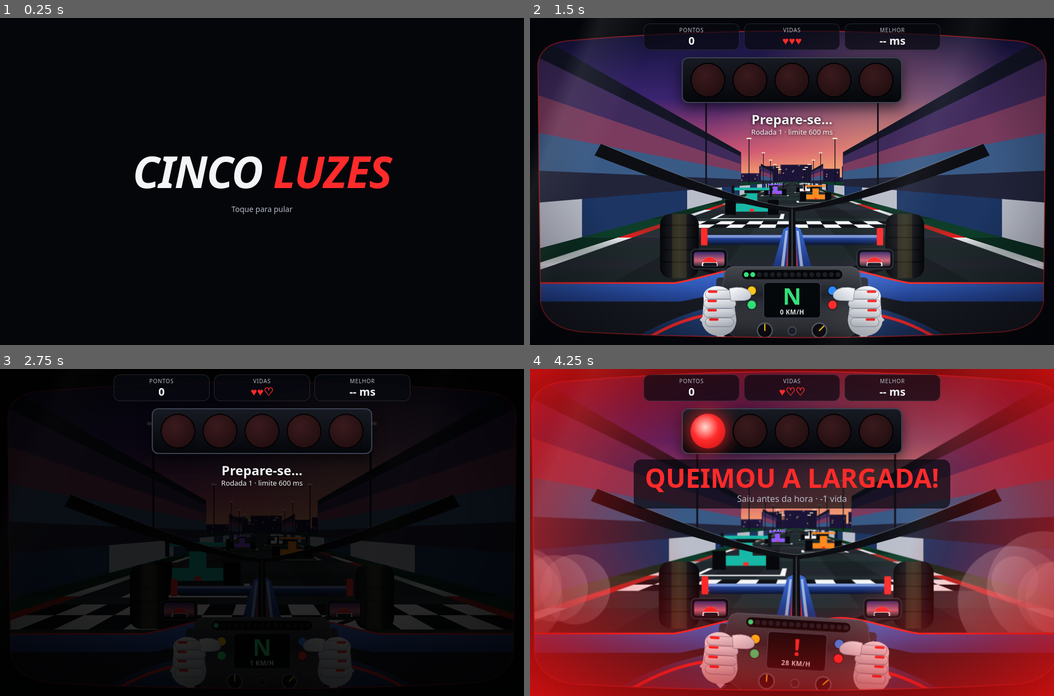
Above: before the commit, frames 1-4 (two rows, left to right).
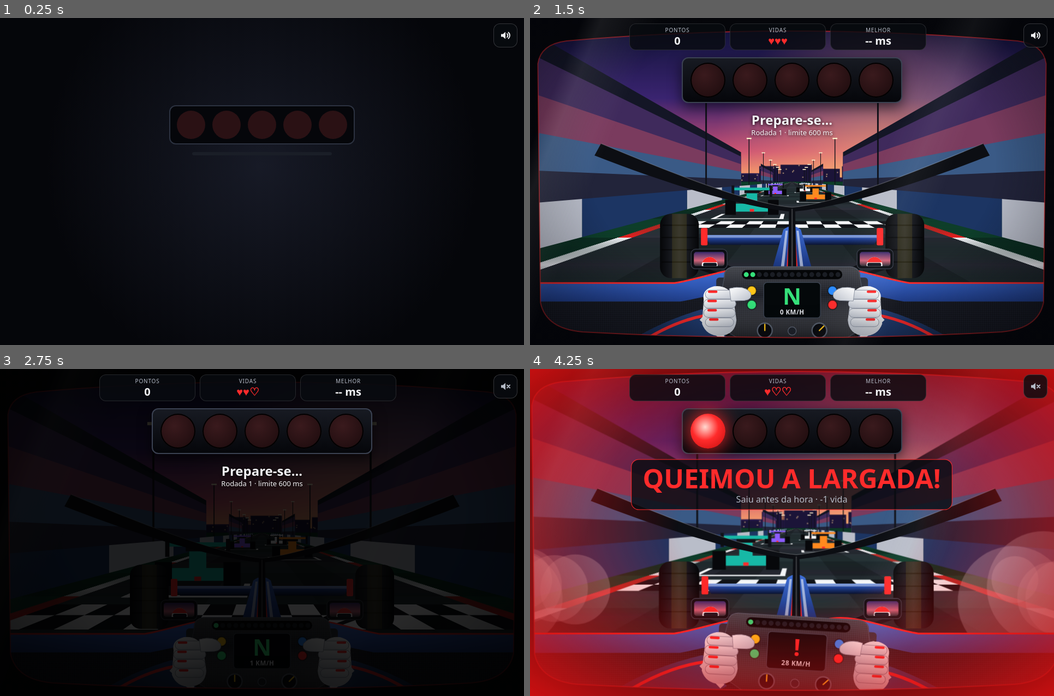
Above: after the commit, the same moments.

Repository: Thurzera-maker/meu-jogo
Game: browser game, page index.html
The game is run twice, just before and just after one commit, with the same random seed, the same clock (stepped at 60 frames per second) and the same inputs.
Inputs (mouse positions are in pixels of both pictures, inside the frame that each line leads up to):
- Up to frame 1 (0.25 s): no input
- Up to frame 2 (1.5 s): click (792, 181) at 0.27 s; click "JOGAR" at 0.52 s; hold Up 1.03-1.33 s; click (792, 214) at 1.07 s; tap Space at 1.1 s; hold Up from 1.38 s (still down)
- Up to frame 3 (2.75 s): tap Space at 1.6, 2.1, 2.6 s; release Up at 1.62 s; click (146, 499) at 1.67 s; hold Up 1.67-1.97 s; click (503, 385) at 2.02 s, where only the run after the commit has a clickable "Desligar som"; hold Up 2.02-2.25 s; click (366, 483) at 2.27 s; hold Up 2.3-2.6 s; tap Enter at 2.52 s; hold Up from 2.65 s (still down)
- Up to frame 4 (4.25 s): click (870, 597) at 2.87 s; release Up at 2.88 s; hold Up 2.93-3.23 s; tap Space at 3.1, 3.6, 4.1 s; hold Up 3.28-3.52 s; click (661, 614) at 3.47 s; hold Up 3.57-3.87 s; hold Up 3.92-4.15 s; click (792, 467) at 4.07 s; hold Up from 4.2 s (still down)

The runs differ from the first frame. In frame 1, 5.6% of the frame differs, in the area x 25-99%, y 1-60%; in frame 2, 1.1%; in frame 3, 0.7%; in frame 4, 3.4%.

Commit message:
etapa 5 - sons e abertura
Co-Authored-By: Claude Opus 5.5 <noreply@anthropic.com>

Diff:
--- a/index.html
+++ b/index.html
@@ -163,8 +163,20 @@
 
   <!-- Tela 1: abertura (passa sozinha ou com um toque) -->
   <section id="tela-abertura" class="tela ativa">
-    <h1 class="logo">Cinco <span>Luzes</span></h1>
-    <p class="dica">Toque para pular</p>
+    <div id="abertura-riscos" class="abertura-riscos"></div>
+    <div class="abertura-luzes">
+      <span style="--inicio: 0.3s"></span>
+      <span style="--inicio: 0.6s"></span>
+      <span style="--inicio: 0.9s"></span>
+      <span style="--inicio: 1.2s"></span>
+      <span style="--inicio: 1.5s"></span>
+    </div>
+    <div class="abertura-giros"><i></i></div>
+    <h1 class="logo logo-abertura">Cinco <span>Luzes</span></h1>
+    <div class="abertura-faixa"></div>
+    <p class="subtitulo abertura-subtitulo">Teste de reflexo na largada</p>
+    <p class="dica abertura-dica">Toque para pular</p>
+    <div class="abertura-clarao"></div>
   </section>
 
   <!-- Tela 2: inicial -->
@@ -223,5 +235,14 @@
     <button id="botao-jogar-novamente" class="botao" type="button">Jogar de novo</button>
   </section>
 
+  <!-- Liga e desliga o som em qualquer tela -->
+  <button id="botao-som" class="botao-som" type="button" aria-label="Som" aria-pressed="true">
+    <svg viewBox="0 0 24 24" aria-hidden="true">
+      <path d="M4 9.5v5h3.5L12 18.5v-13L7.5 9.5Z" fill="currentColor"/>
+      <path class="som-ondas" d="M15 9a4 4 0 0 1 0 6M17.5 6.5a7.5 7.5 0 0 1 0 11" fill="none" stroke="currentColor" stroke-width="2" stroke-linecap="round"/>
+      <path class="som-mudo" d="M15 9.5l5 5M20 9.5l-5 5" fill="none" stroke="currentColor" stroke-width="2" stroke-linecap="round"/>
+    </svg>
+  </button>
+
 </body>
 </html>
--- a/script.js
+++ b/script.js
@@ -3,7 +3,9 @@
 /* ==================== Constantes ==================== */
 
 // Quanto tempo a abertura fica na tela antes de passar sozinha
-const TEMPO_ABERTURA_MS = 2500;
+const TEMPO_ABERTURA_MS = 4600;
+const TOTAL_RISCOS_ABERTURA = 18;
+const DURACAO_CONTAGEM_MS = 900;
 
 // Tempos da largada
 const ESPERA_PREPARO_MS = 1000;
@@ -81,6 +83,7 @@
 const painelVelocidade = document.getElementById('painel-velocidade');
 const grupoLeds = document.getElementById('leds');
 const movimentoReduzido = window.matchMedia('(prefers-reduced-motion: reduce)').matches;
+const botaoSom = document.getElementById('botao-som');
 
 /* ==================== Estado do jogo ==================== */
 
@@ -118,6 +121,10 @@
   ultimoQuadro: 0,
 };
 
+// Sons: o navegador só libera o áudio depois do primeiro toque ou tecla
+const audio = { contexto: null, volumeGeral: null, ruido: null, motor: null, ligado: true };
+
+let quadroContagem = null;
 let timerCortina = null;
 let ledsAcesos = -1;
 let marchaMostrada = 'N';
@@ -160,16 +167,44 @@
   return melhorTempo === null ? '-- ms' : `${melhorTempo} ms`;
 }
 
+// Dá um pulinho no número do HUD que acabou de mudar
+function destacarHud(elemento, texto) {
+  if (elemento.textContent === String(texto)) return;
+  elemento.textContent = texto;
+  if (movimentoReduzido) return;
+  elemento.animate([{ transform: 'scale(1.4)' }, { transform: 'scale(1)' }], { duration: 260, easing: 'ease-out' });
+}
+
 function atualizarHud() {
-  hudPontos.textContent = pontos;
-  hudVidas.textContent = '♥'.repeat(vidas) + '♡'.repeat(VIDAS_INICIAIS - vidas);
-  hudMelhor.textContent = textoMelhorTempo();
+  destacarHud(hudPontos, pontos);
+  destacarHud(hudVidas, '♥'.repeat(vidas) + '♡'.repeat(VIDAS_INICIAIS - vidas));
+  destacarHud(hudMelhor, textoMelhorTempo());
+}
+
+// A pontuação final sobe de zero até o valor real
+function contarPontuacao(valor) {
+  cancelAnimationFrame(quadroContagem);
+  if (movimentoReduzido) {
+    pontuacaoFinal.textContent = valor;
+    return;
+  }
+
+  const inicio = performance.now();
+  const contar = (agora) => {
+    const progresso = Math.min(1, (agora - inicio) / DURACAO_CONTAGEM_MS);
+    pontuacaoFinal.textContent = Math.round(valor * (1 - (1 - progresso) ** 3));
+    if (progresso < 1) quadroContagem = requestAnimationFrame(contar);
+  };
+  quadroContagem = requestAnimationFrame(contar);
 }
 
 function mostrarFimDeJogo() {
   pararLargada();
   definirModoCena('menu');
-  pontuacaoFinal.textContent = pontos;
+  desligarMotor();
+  tocarFimDeJogo();
+  pontuacaoFinal.textContent = 0;
+  contarPontuacao(pontos);
   resumoFinal.textContent = `Melhor tempo: ${textoMelhorTempo()} · Rodadas concluídas: ${rodada - 1}`;
   fimLiberado = false;
   mostrarTela('fim');
@@ -225,6 +260,7 @@
   pararLargada();
   apagarTodasAsLuzes();
   voltarAoGrid();
+  ligarMotor();
   estadoLargada = 'preparando';
   mostrarMensagem('Prepare-se...', textoRodada());
   timerLargada = setTimeout(acenderProximaLuz, ESPERA_PREPARO_MS);
@@ -236,6 +272,7 @@
   mostrarMensagem('Espere apagar...', textoRodada());
   luzes[luzesAcesas].classList.add('acesa');
   luzesAcesas += 1;
+  tocarTom({ frequencia: 660, duracao: 0.09, tipo: 'square', volume: 0.1 });
   elementoCena.dataset.estado = 'luzes';
   // O piloto acelera o motor parado a cada luz
   cena.rpmAlvo = 0.2 + (luzesAcesas / luzes.length) * 0.5;
@@ -287,6 +324,8 @@
   // O carro dá um pulo para a frente e trava
   cena.velocidade = 6;
   soltarFumaca(10);
+  desligarMotor();
+  tocarErro();
   perderVida('QUEIMOU A LARGADA!', 'Saiu antes da hora', 'queimou');
 }
 
@@ -297,12 +336,14 @@
 
   if (ganho === 0) {
     definirModoCena('lento');
+    tocarTom({ frequencia: 240, frequenciaFinal: 150, duracao: 0.4, tipo: 'triangle', volume: 0.2 });
     perderVida(`${tempoMs} ms`, `Lento demais! Limite: ${limiteMs} ms`, 'lento');
     return;
   }
 
   definirModoCena('arrancada');
   soltarFumaca(26);
+  tocarArrancada();
   pontos += ganho;
   if (melhorTempo === null || tempoMs < melhorTempo) melhorTempo = tempoMs;
   rodada += 1;
@@ -422,6 +463,7 @@
   // Nas trocas de marcha o giro cai e volta a subir
   const giro = emMovimento ? 0.55 + 0.45 * ((kmh % 42) / 42) : cena.rpm;
   const acesos = Math.round(giro * TOTAL_LEDS);
+  ajustarMotor(giro);
 
   if (acesos !== ledsAcesos) {
     ledsAcesos = acesos;
@@ -772,6 +814,176 @@
   requestAnimationFrame(animarCena);
 }
 
+/* ==================== Sons (Web Audio) ==================== */
+
+// Um segundo de chiado, reaproveitado na arrancada e no erro
+function criarRuido(contextoAudio) {
+  const amostras = contextoAudio.sampleRate;
+  const buffer = contextoAudio.createBuffer(1, amostras, amostras);
+  const dados = buffer.getChannelData(0);
+  for (let i = 0; i < amostras; i += 1) dados[i] = Math.random() * 2 - 1;
+  return buffer;
+}
+
+// Cria o áudio na primeira interação; depois só garante que ele está rodando
+function prepararAudio() {
+  try {
+    if (!audio.contexto) {
+      const ContextoAudio = window.AudioContext || window.webkitAudioContext;
+      if (!ContextoAudio) return;
+      audio.contexto = new ContextoAudio();
+      audio.volumeGeral = audio.contexto.createGain();
+      audio.volumeGeral.gain.value = audio.ligado ? 1 : 0;
+      audio.volumeGeral.connect(audio.contexto.destination);
+      audio.ruido = criarRuido(audio.contexto);
+    }
+    if (audio.contexto.state === 'suspended' && !document.hidden) audio.contexto.resume();
+  } catch (erro) {
+    audio.contexto = null;
+  }
+}
+
+function aoInteragirParaAudio(evento) {
+  if (evento.type !== 'keydown' || evento.code === 'Space' || evento.code === 'Enter') prepararAudio();
+}
+
+// Toca uma nota curta, que pode deslizar até outra frequência
+function tocarTom({ frequencia, frequenciaFinal = frequencia, duracao, tipo, volume, atraso = 0 }) {
+  if (!audio.contexto) return;
+  const inicio = audio.contexto.currentTime + atraso;
+  const oscilador = audio.contexto.createOscillator();
+  const envelope = audio.contexto.createGain();
+
+  oscilador.type = tipo;
+  oscilador.frequency.setValueAtTime(frequencia, inicio);
+  oscilador.frequency.exponentialRampToValueAtTime(frequenciaFinal, inicio + duracao);
+  envelope.gain.setValueAtTime(volume, inicio);
+  envelope.gain.exponentialRampToValueAtTime(0.001, inicio + duracao);
+  oscilador.connect(envelope);
+  envelope.connect(audio.volumeGeral);
+  oscilador.start(inicio);
+  oscilador.stop(inicio + duracao);
+}
+
+// Chiado filtrado: o filtro sobe ou desce e muda o caráter do som
+function tocarRuido({ filtroInicial, filtroFinal, duracao, volume, foco = 1 }) {
+  if (!audio.contexto) return;
+  const inicio = audio.contexto.currentTime;
+  const fonte = audio.contexto.createBufferSource();
+  const filtro = audio.contexto.createBiquadFilter();
+  const envelope = audio.contexto.createGain();
+
+  fonte.buffer = audio.ruido;
+  fonte.loop = true;
+  filtro.type = 'bandpass';
+  filtro.Q.value = foco;
+  filtro.frequency.setValueAtTime(filtroInicial, inicio);
+  filtro.frequency.exponentialRampToValueAtTime(filtroFinal, inicio + duracao);
+  envelope.gain.setValueAtTime(volume, inicio);
+  envelope.gain.exponentialRampToValueAtTime(0.001, inicio + duracao);
+  fonte.connect(filtro);
+  filtro.connect(envelope);
+  envelope.connect(audio.volumeGeral);
+  fonte.start(inicio);
+  fonte.stop(inicio + duracao);
+}
+
+// Motor: duas ondas graves passando por um filtro que abre com o giro
+function ligarMotor() {
+  if (!audio.contexto || audio.motor) return;
+  const c = audio.contexto;
+  const grave = c.createOscillator();
+  const agudo = c.createOscillator();
+  const filtro = c.createBiquadFilter();
+  const volume = c.createGain();
+
+  grave.type = 'sawtooth';
+  agudo.type = 'square';
+  filtro.type = 'lowpass';
+  volume.gain.value = 0;
+  volume.gain.setTargetAtTime(0.1, c.currentTime, 0.1);
+  grave.connect(filtro);
+  agudo.connect(filtro);
+  filtro.connect(volume);
+  volume.connect(audio.volumeGeral);
+  grave.start();
+  agudo.start();
+  audio.motor = { grave, agudo, filtro, volume };
+  ajustarMotor(cena.rpm);
+}
+
+function ajustarMotor(giro) {
+  if (!audio.motor) return;
+  const agora = audio.contexto.currentTime;
+  const frequencia = 42 + giro * 200;
+  audio.motor.grave.frequency.setTargetAtTime(frequencia, agora, 0.03);
+  audio.motor.agudo.frequency.setTargetAtTime(frequencia * 1.5, agora, 0.03);
+  audio.motor.filtro.frequency.setTargetAtTime(280 + giro * 2600, agora, 0.03);
+  audio.motor.volume.gain.setTargetAtTime(0.08 + giro * 0.09, agora, 0.05);
+}
+
+// Abaixa o motor rapidamente antes de parar, para não estalar
+function desligarMotor() {
+  if (!audio.motor) return;
+  const { grave, agudo, volume } = audio.motor;
+  const fim = audio.contexto.currentTime + 0.3;
+  volume.gain.setTargetAtTime(0, audio.contexto.currentTime, 0.06);
+  grave.stop(fim);
+  agudo.stop(fim);
+  audio.motor = null;
+}
+
+function tocarArrancada() {
+  tocarRuido({ filtroInicial: 500, filtroFinal: 3800, duracao: 0.9, volume: 0.28 });
+  tocarRuido({ filtroInicial: 2900, filtroFinal: 2300, duracao: 0.45, volume: 0.12, foco: 9 });
+  tocarTom({ frequencia: 880, duracao: 0.09, tipo: 'triangle', volume: 0.12 });
+  tocarTom({ frequencia: 1320, duracao: 0.14, tipo: 'triangle', volume: 0.12, atraso: 0.08 });
+}
+
+function tocarErro() {
+  tocarTom({ frequencia: 170, frequenciaFinal: 60, duracao: 0.55, tipo: 'sawtooth', volume: 0.3 });
+  tocarTom({ frequencia: 120, duracao: 0.18, tipo: 'square', volume: 0.14, atraso: 0.04 });
+  tocarTom({ frequencia: 120, duracao: 0.18, tipo: 'square', volume: 0.14, atraso: 0.28 });
+  tocarRuido({ filtroInicial: 900, filtroFinal: 200, duracao: 0.5, volume: 0.2 });
+}
+
+function tocarFimDeJogo() {
+  [523, 392, 262].forEach((frequencia, indice) => {
+    tocarTom({ frequencia, duracao: 0.3, tipo: 'triangle', volume: 0.2, atraso: indice * 0.2 });
+  });
+}
+
+function atualizarBotaoSom() {
+  botaoSom.setAttribute('aria-pressed', String(audio.ligado));
+  botaoSom.setAttribute('aria-label', audio.ligado ? 'Desligar som' : 'Ligar som');
+}
+
+function alternarSom() {
+  audio.ligado = !audio.ligado;
+  if (audio.contexto) {
+    audio.volumeGeral.gain.setTargetAtTime(audio.ligado ? 1 : 0, audio.contexto.currentTime, 0.02);
+  }
+  atualizarBotaoSom();
+  // Tira o foco para o ESPAÇO continuar valendo para o jogo
+  botaoSom.blur();
+}
+
+/* ==================== Abertura ==================== */
+
+// Riscos de velocidade com posição e ritmo sorteados
+function criarRiscosDaAbertura() {
+  const riscos = document.getElementById('abertura-riscos');
+  for (let i = 0; i < TOTAL_RISCOS_ABERTURA; i += 1) {
+    const risco = document.createElement('i');
+    risco.style.setProperty('--altura', `${Math.random() * 100}%`);
+    risco.style.setProperty('--largura', `${20 + Math.random() * 40}%`);
+    risco.style.setProperty('--duracao', `${0.35 + Math.random() * 0.5}s`);
+    risco.style.setProperty('--atraso', `${Math.random() * 0.5}s`);
+    risco.style.setProperty('--cor', i % 3 === 0 ? '#ff2b2b' : '#ffffff');
+    riscos.appendChild(risco);
+  }
+}
+
 /* ==================== Entradas do jogador ==================== */
 
 // pointerdown dispara ao encostar na tela, sem esperar o dedo levantar
@@ -796,10 +1008,13 @@
 // Timers atrasam com a aba escondida, então a largada recomeça ao voltar
 function aoMudarVisibilidade() {
   if (document.hidden) {
+    if (audio.contexto) audio.contexto.suspend();
     if (['preparando', 'luzes', 'apagado'].includes(estadoLargada)) pararLargada();
-  } else if (telaAtual === 'jogo' && estadoLargada === 'parado') {
-    prepararLargada();
-  }
+    return;
+  }
+
+  prepararAudio();
+  if (telaAtual === 'jogo' && estadoLargada === 'parado') prepararLargada();
 }
 
 /* ==================== Início ==================== */
@@ -813,7 +1028,14 @@
   document.addEventListener('keydown', aoApertarTecla);
   document.addEventListener('visibilitychange', aoMudarVisibilidade);
   window.addEventListener('resize', ajustarCanvas);
-
+  botaoSom.addEventListener('click', alternarSom);
+  // Fase de captura: o áudio fica pronto antes do clique em "Jogar" ligar o motor
+  ['pointerup', 'touchend', 'click', 'keydown'].forEach((tipo) => {
+    document.addEventListener(tipo, aoInteragirParaAudio, true);
+  });
+
+  criarRiscosDaAbertura();
+  atualizarBotaoSom();
   criarLeds();
   cena.linhas = Array.from({ length: 46 }, () => ({
     raio: 0.18 + Math.random() * 0.8,
--- a/style.css
+++ b/style.css
@@ -8,7 +8,7 @@
   --amarelo: #ffc61a;
   --verde: #35e07a;
   --borda: #2c3240;
-  --vidro: rgba(9, 11, 17, 0.72);
+  --vidro: rgba(9, 11, 17, 0.82);
   --transicao: 0.35s;
 }
 
@@ -68,8 +68,169 @@
   transition-delay: 0s;
 }
 
+/* ---------- Abertura: 5 luzes, apagão e logo em alta velocidade ---------- */
 #tela-abertura {
+  gap: 0.875rem;
+  overflow: hidden;
+  background: radial-gradient(circle at 50% 45%, #171a26, #05060a 68%);
+  cursor: pointer;
+  animation: abertura-impacto 0.45s linear 2.1s;
+}
+
+.abertura-luzes {
+  --luz: clamp(1.5rem, min(9vw, 11vh), 3.25rem);
+  display: flex;
+  flex-shrink: 0;
+  gap: calc(var(--luz) * 0.25);
+  padding: 0.5rem 0.75rem;
+  border: 2px solid #2c3240;
+  border-radius: 0.75rem;
   background: #05060a;
+  animation: abertura-luzes-somem 0.4s ease-out 2.1s forwards;
+}
+
+.abertura-luzes span {
+  width: var(--luz);
+  height: var(--luz);
+  border-radius: 50%;
+  background: #2a1114;
+  animation: abertura-luz calc(2.1s - var(--inicio)) step-end var(--inicio) forwards;
+}
+
+.abertura-giros {
+  width: min(16rem, 62%);
+  height: 0.375rem;
+  flex-shrink: 0;
+  overflow: hidden;
+  border-radius: 1rem;
+  background: #1a1e27;
+  animation: abertura-luzes-somem 0.4s ease-out 2.1s forwards;
+}
+
+.abertura-giros i {
+  display: block;
+  width: 100%;
+  height: 100%;
+  background: linear-gradient(90deg, var(--verde), var(--amarelo) 60%, var(--vermelho));
+  transform: scaleX(0);
+  transform-origin: left;
+  animation: abertura-motor 1.8s cubic-bezier(0.5, 0, 0.9, 0.5) 0.3s forwards;
+}
+
+.logo-abertura {
+  opacity: 0;
+  text-shadow: 0 0 1.5rem rgba(255, 43, 43, 0.55);
+  animation: abertura-logo 0.5s cubic-bezier(0.16, 1, 0.3, 1) 2.12s forwards;
+}
+
+.abertura-faixa {
+  width: min(20rem, 76%);
+  height: 0.75rem;
+  flex-shrink: 0;
+  background: repeating-conic-gradient(var(--texto) 0 25%, var(--vermelho) 0 50%) 0 0 / 0.75rem 0.75rem;
+  transform: scaleX(0);
+  animation: abertura-faixa 0.4s ease-out 2.4s forwards;
+}
+
+.abertura-subtitulo {
+  opacity: 0;
+  animation: abertura-aparece 0.4s ease-out 2.65s forwards;
+}
+
+.abertura-dica {
+  opacity: 0;
+  animation: abertura-aparece 0.4s ease-out 0.6s forwards;
+}
+
+.abertura-clarao {
+  position: absolute;
+  inset: 0;
+  background: #fff;
+  opacity: 0;
+  pointer-events: none;
+  animation: abertura-clarao 0.45s ease-out 2.1s;
+}
+
+.abertura-riscos {
+  position: absolute;
+  inset: 0;
+  overflow: hidden;
+  pointer-events: none;
+}
+
+.abertura-riscos i {
+  position: absolute;
+  top: var(--altura);
+  left: -60%;
+  width: var(--largura);
+  height: 2px;
+  background: linear-gradient(90deg, transparent, var(--cor));
+  opacity: 0;
+  animation: abertura-risco var(--duracao) linear calc(2.1s + var(--atraso)) infinite;
+}
+
+@keyframes abertura-luz {
+  0% {
+    background: var(--vermelho);
+    box-shadow: 0 0 calc(var(--luz) * 0.7) var(--vermelho);
+  }
+  100% {
+    background: #2a1114;
+    box-shadow: none;
+  }
+}
+
+@keyframes abertura-motor {
+  to { transform: scaleX(1); }
+}
+
+@keyframes abertura-luzes-somem {
+  to {
+    opacity: 0.22;
+    transform: scale(0.82);
+  }
+}
+
+@keyframes abertura-logo {
+  from {
+    opacity: 0;
+    transform: translateX(-55%) skewX(-24deg) scale(1.5);
+  }
+  to {
+    opacity: 1;
+    transform: none;
+  }
+}
+
+@keyframes abertura-faixa {
+  to { transform: scaleX(1); }
+}
+
+@keyframes abertura-aparece {
+  to { opacity: 1; }
+}
+
+@keyframes abertura-clarao {
+  0% { opacity: 0.9; }
+  100% { opacity: 0; }
+}
+
+@keyframes abertura-impacto {
+  0%, 100% { transform: translate(0, 0); }
+  20% { transform: translate(-10px, 5px); }
+  45% { transform: translate(8px, -6px); }
+  70% { transform: translate(-5px, -3px); }
+}
+
+@keyframes abertura-risco {
+  0% {
+    opacity: 0.9;
+    transform: translateX(0);
+  }
+  100% {
+    opacity: 0.2;
+    transform: translateX(240vw);
+  }
 }
 
 /* ---------- Textos ---------- */
@@ -86,6 +247,18 @@
   color: var(--vermelho);
 }
 
+.tela.ativa > .logo:not(.logo-abertura),
+.tela.ativa > .titulo-fim {
+  animation: titulo-chegando 0.5s cubic-bezier(0.16, 1, 0.3, 1);
+}
+
+@keyframes titulo-chegando {
+  from {
+    opacity: 0;
+    transform: translateX(-2.5rem) skewX(-14deg);
+  }
+}
+
 .subtitulo,
 .dica,
 .rotulo-pontuacao {
@@ -115,6 +288,8 @@
   font-weight: 900;
   line-height: 1;
   color: var(--amarelo);
+  font-variant-numeric: tabular-nums;
+  text-shadow: 0 0 2rem rgba(255, 198, 26, 0.45);
 }
 
 /* ---------- Faixa quadriculada de corrida ---------- */
@@ -135,12 +310,16 @@
 
 /* ---------- Botões ---------- */
 .botao {
+  position: relative;
+  flex-shrink: 0;
+  overflow: hidden;
   min-width: 12rem;
   min-height: 3.25rem;
   padding: 0.75rem 2rem;
   border: 0;
   border-radius: 0.75rem;
-  background: var(--vermelho);
+  background: linear-gradient(180deg, #ff4a3d, #e01414);
+  box-shadow: 0 0.5rem 1.5rem rgba(255, 43, 43, 0.35), inset 0 1px 0 rgba(255, 255, 255, 0.35);
   color: #fff;
   font: inherit;
   font-size: 1.125rem;
@@ -151,6 +330,23 @@
   transition: transform 0.12s, filter 0.12s;
 }
 
+/* Brilho que atravessa o botão de tempos em tempos */
+.botao::after {
+  content: "";
+  position: absolute;
+  top: 0;
+  bottom: 0;
+  left: -40%;
+  width: 30%;
+  background: linear-gradient(100deg, transparent, rgba(255, 255, 255, 0.4), transparent);
+  animation: botao-brilho 3.2s ease-in-out infinite;
+}
+
+@keyframes botao-brilho {
+  0%, 60% { transform: translateX(0); }
+  100% { transform: translateX(520%); }
+}
+
 .botao:hover {
   filter: brightness(1.12);
 }
@@ -162,6 +358,46 @@
 .botao:focus-visible {
   outline: 3px solid var(--amarelo);
   outline-offset: 3px;
+}
+
+/* ---------- Botão de som ---------- */
+.botao-som {
+  position: fixed;
+  top: calc(env(safe-area-inset-top) + 0.625rem);
+  right: calc(env(safe-area-inset-right) + 0.75rem);
+  z-index: 5;
+  display: grid;
+  place-items: center;
+  width: 2.75rem;
+  height: 2.75rem;
+  border: 1px solid rgba(255, 255, 255, 0.18);
+  border-radius: 0.75rem;
+  background: var(--vidro);
+  color: var(--texto);
+  cursor: pointer;
+}
+
+.botao-som svg {
+  width: 1.5rem;
+  height: 1.5rem;
+}
+
+.botao-som:focus-visible {
+  outline: 3px solid var(--amarelo);
+  outline-offset: 2px;
+}
+
+.som-mudo,
+.botao-som[aria-pressed="false"] .som-ondas {
+  display: none;
+}
+
+.botao-som[aria-pressed="false"] .som-mudo {
+  display: inline;
+}
+
+.botao-som[aria-pressed="false"] {
+  color: var(--texto-suave);
 }
 
 /* ---------- Cena do carro ---------- */
@@ -407,12 +643,13 @@
 .hud {
   position: absolute;
   top: calc(env(safe-area-inset-top) + 0.625rem);
-  left: 50%;
+  right: calc(env(safe-area-inset-right) + 4rem);
+  left: calc(env(safe-area-inset-left) + 0.75rem);
   display: grid;
   grid-template-columns: repeat(3, 1fr);
   gap: 0.5rem;
-  width: min(100% - 1.75rem, 34rem);
-  transform: translateX(-50%);
+  max-width: 34rem;
+  margin-inline: auto;
   pointer-events: none;
 }
 
@@ -434,6 +671,7 @@
 
 .hud-item strong {
   font-size: clamp(1rem, 4.5vw, 1.25rem);
+  font-variant-numeric: tabular-nums;
   line-height: 1.25;
 }
 
@@ -497,8 +735,40 @@
 .cartao-largada {
   max-width: 100%;
   padding: 0.375rem 1.25rem;
+  border: 1px solid transparent;
   border-radius: 0.875rem;
   background: var(--vidro);
+}
+
+/* O resultado salta na tela no instante da reação */
+.area-jogo[data-feedback="certo"] .cartao-largada,
+.area-jogo[data-feedback="lento"] .cartao-largada,
+.area-jogo[data-feedback="queimou"] .cartao-largada {
+  animation: cartao-surgindo 0.26s cubic-bezier(0.2, 1.6, 0.4, 1);
+}
+
+.area-jogo[data-feedback="certo"] .cartao-largada {
+  border-color: var(--verde);
+}
+
+.area-jogo[data-feedback="lento"] .cartao-largada {
+  border-color: var(--amarelo);
+}
+
+.area-jogo[data-feedback="queimou"] .cartao-largada {
+  border-color: var(--vermelho);
+}
+
+.area-jogo[data-feedback="vai"] .mensagem {
+  letter-spacing: 0.04em;
+  text-shadow: 0 0 1.25rem var(--verde);
+}
+
+@keyframes cartao-surgindo {
+  from {
+    opacity: 0;
+    transform: scale(0.7);
+  }
 }
 
 .mensagem {
@@ -556,7 +826,14 @@
   .cockpit-corpo,
   .volante,
   .cena,
-  .velocidade-lateral {
+  .velocidade-lateral,
+  .abertura-riscos i,
+  #tela-abertura,
+  .botao::after {
     animation: none !important;
   }
-}
+
+  .abertura-riscos i {
+    display: none;
+  }
+}
